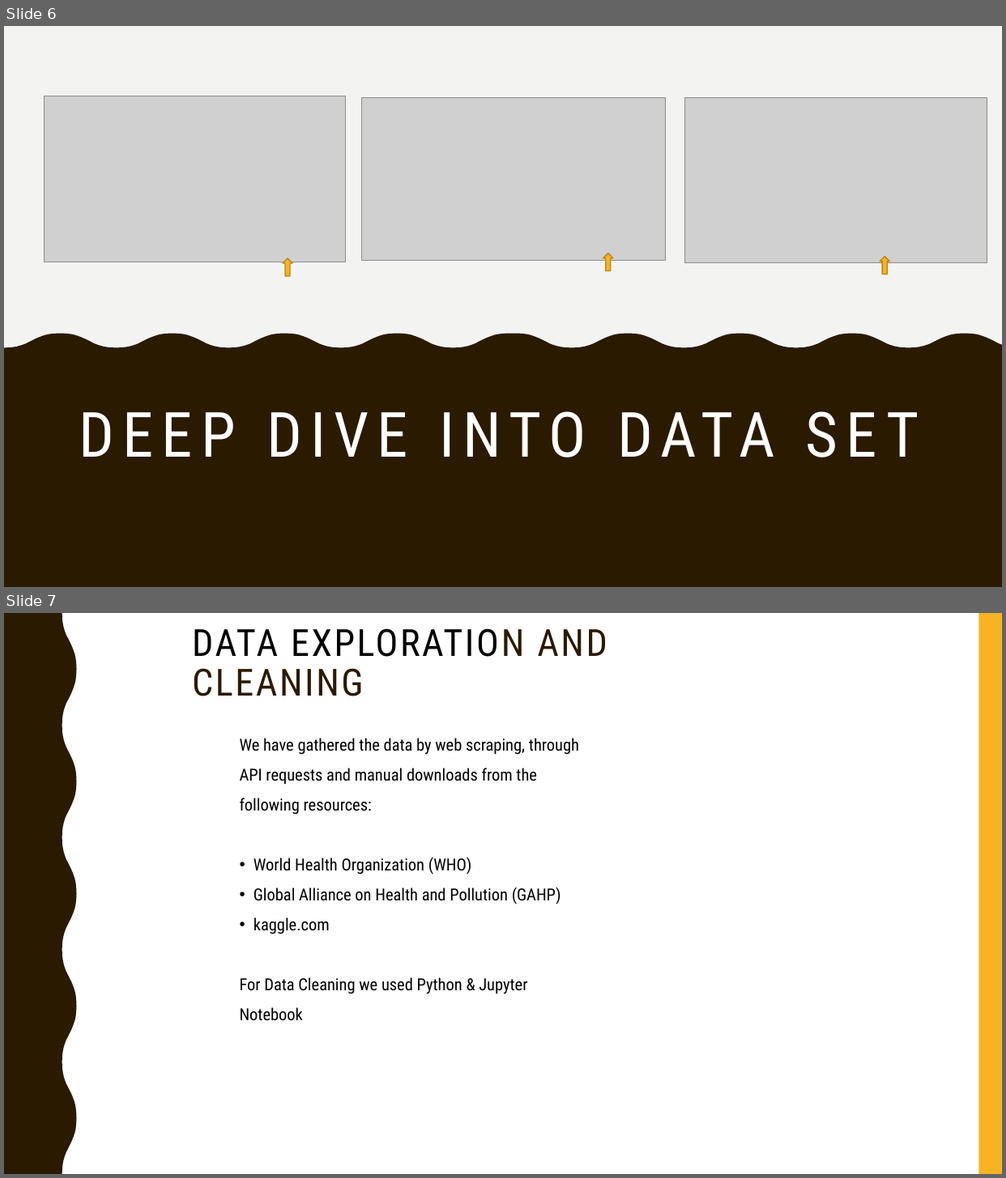
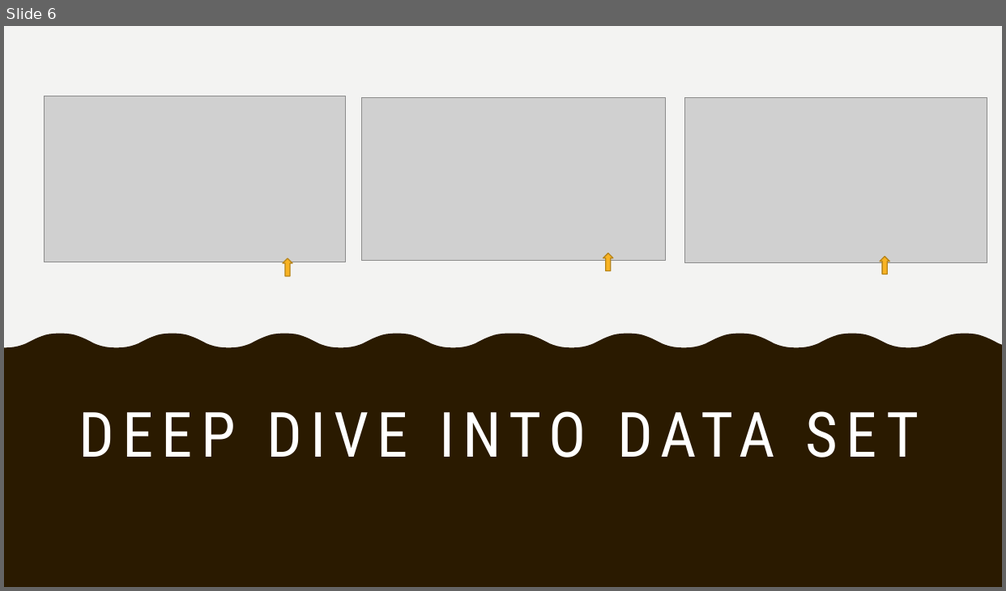
Before and after one commit to SyedFarman/Chicago_Traffic_Crashes, a slide deck: Slides.pptx. Shown one above the other, each under a label of ours: slides 6 and 7 before the commit, slide 6 after it. The pictures are 1006x1178 and 1006x591 pixels, drawn with LibreOffice and Linux fonts; fonts in the diff are those of the drawing; grey boxes stand for pictures. Boxes give left, top, right and bottom in pixels: in the first picture for what was removed or moved away, otherwise in the second. Text is boxed around its words. In the diff, an @@ line names an element or a change of style, - is before the commit and + after.

```diff
--- a/Slides.pptx
+++ b/Slides.pptx
@@ slide 7 removed at (x1=4, y1=613, x2=1002, y2=1174), background #FFFFFF; not listed: 2 template elements that a slide beside it also shows @@
@@ title removed at (x1=192, y1=628, x2=607, y2=696) @@
-DATA EXPLORATION AND CLEANING
@@ text removed at (x1=240, y1=738, x2=579, y2=1021) @@
-We have gathered the data by web scraping, through API requests and manual downloads from the following resources:
-• World Health Organization (WHO)
-• Global Alliance on Health and Pollution (GAHP)
-• kaggle.com
-For Data Cleaning we used Python & Jupyter Notebook
```
Also in this commit, not shown: 1 slide changed, 7 slides added, 8 other files.
